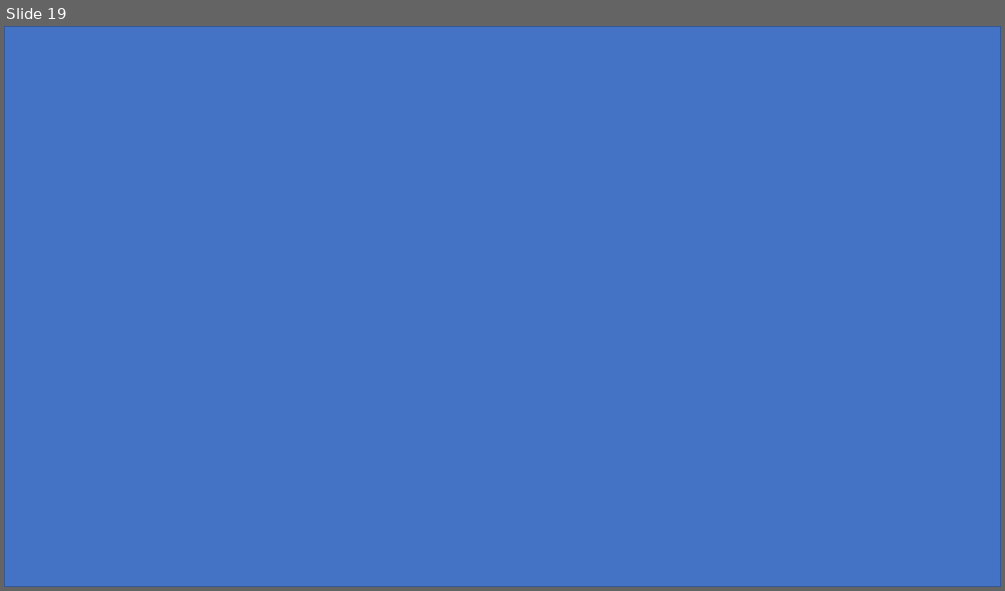
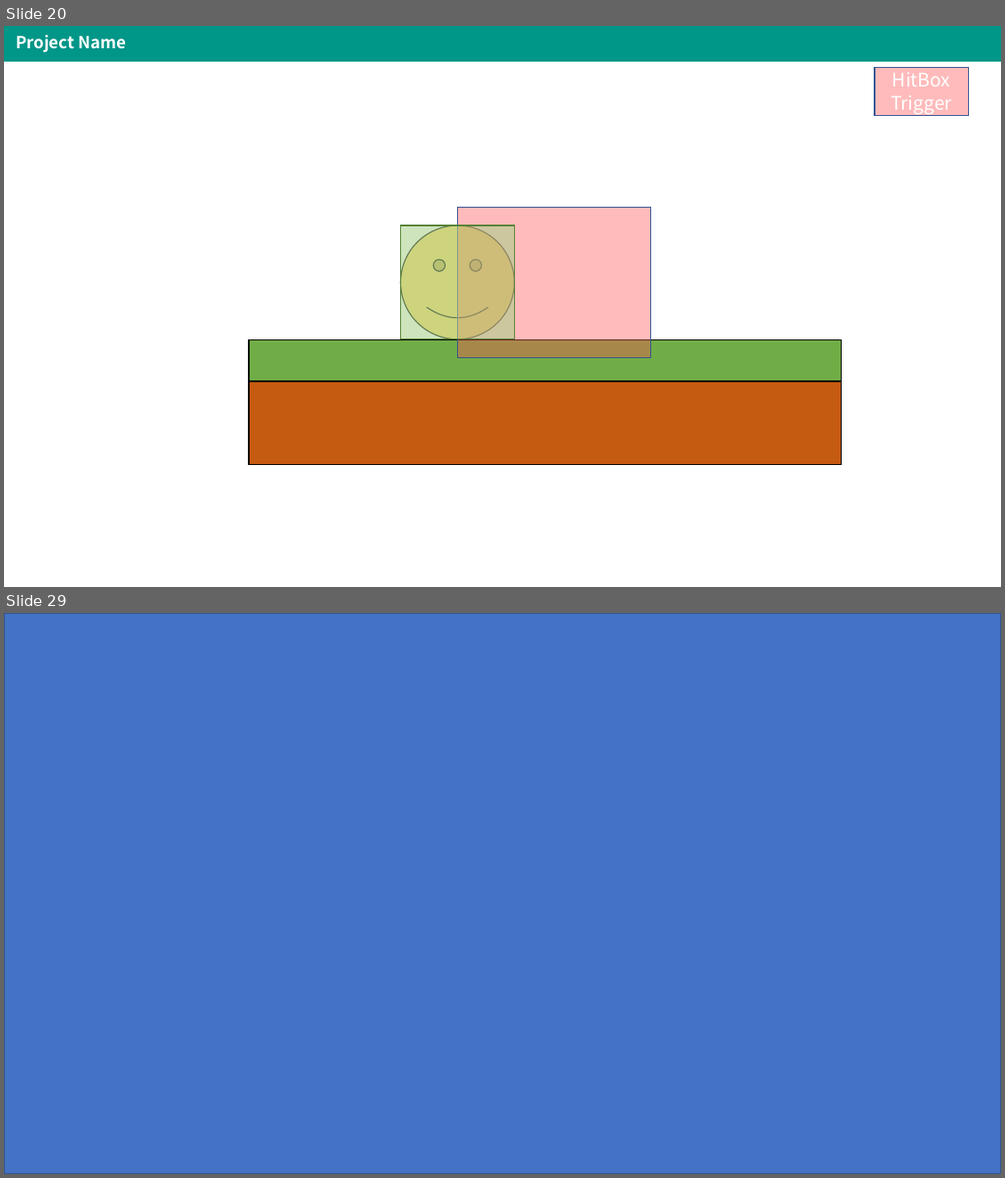
Before and after one commit to PriuS2/TIL, a slide deck: 2020/Project_/[ProjectName]_SystemDesign.pptx. Shown one above the other, each under a label of ours: slide 19 before the commit, slides 20 and 29 after it; the slides between them are not shown. The pictures are 1005x591 and 1005x1178 pixels, drawn with LibreOffice and Linux fonts; fonts in the diff are those of the drawing. Boxes give left, top, right and bottom in pixels: in the first picture for what was removed or moved away, otherwise in the second. Text is boxed around its words. In the diff, an @@ line names an element or a change of style, - is before the commit and + after.

```diff
--- a/2020/Project_/[ProjectName]_SystemDesign.pptx
+++ b/2020/Project_/[ProjectName]_SystemDesign.pptx
@@ slide 20 added at bbox=[4, 26, 1001, 587], background #FFFFFF; not listed: 1 template element that a slide beside it also shows @@
@@ text added at bbox=[16, 35, 126, 53], 16 pt, text #FFFFFF, bold @@
+Project Name
@@ rectangle added at bbox=[874, 67, 968, 115], fill #FF5050 at 39% opacity, outline #325491 1 pt, 18 pt, text #FFFFFF @@
+HitBox
+Trigger
@@ rectangle added at bbox=[457, 207, 651, 357], fill #FF5050 at 39% opacity, outline #325491 1 pt @@
@@ smiley face added at bbox=[400, 225, 514, 339], fill #FFD966, outline #000000 1 pt @@
@@ rectangle added at bbox=[400, 225, 514, 339], fill #A9D18E at 58% opacity, outline #548235 1 pt @@
@@ rectangle added at bbox=[249, 340, 841, 381], fill #70AD47, outline #000000 1 pt @@
@@ rectangle added at bbox=[249, 381, 841, 464], fill #C55A11, outline #000000 1 pt @@
@@ what was slide 19 is now slide 29 @@
```
Also in this commit, not shown: 17 slides changed, 16 other slides added, 7 slides removed, 2 other files.
